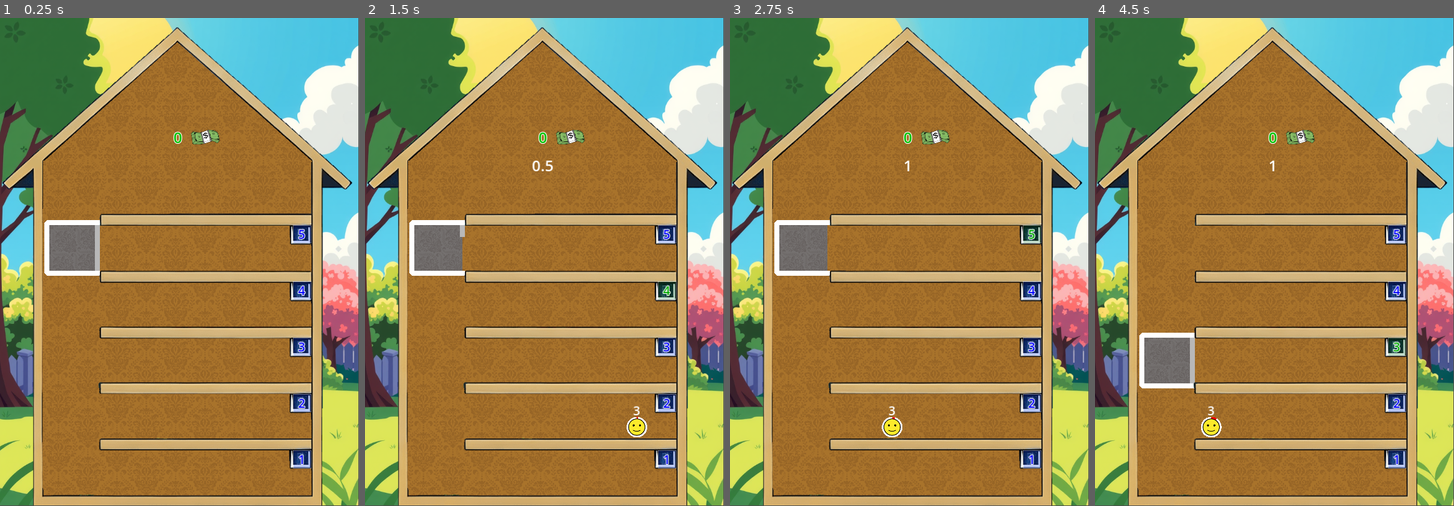
Above: before the commit, frames 1-4 (left to right).
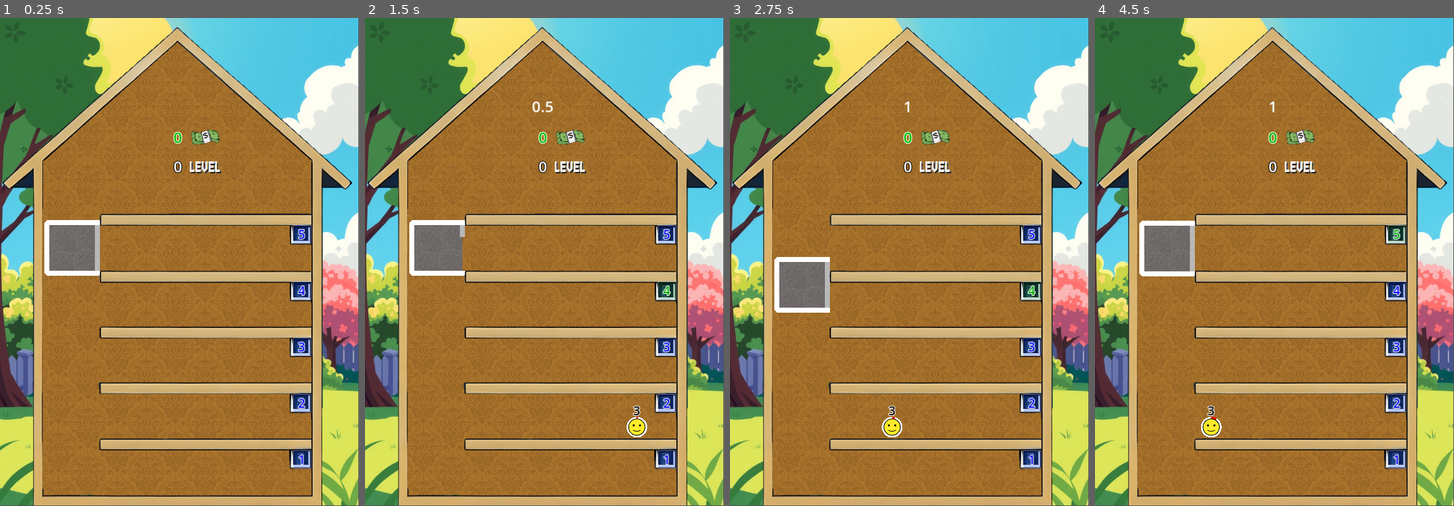
Above: after the commit, the same moments.

Repository: gilad905/elevator-boy
Game: Godot game, scene res://scenes/main.tscn
Same seed, same stepped clock (60 frames per second), same inputs: the game is played once before the commit and once after it.
Inputs:
- Up to frame 1 (0.25 s): no input
- Up to frame 2 (1.5 s): tap Enter at 0.5 s; hold Up (elevator_move_up) 0.53-1.28 s; tap Space (door_toggle) at 0.6 s; hold Down (elevator_move_down) from 1.28 s (still down); tap A (time_scale_decrease) at 1.35 s
- Up to frame 3 (2.75 s): release Down (elevator_move_down) at 2.03 s; hold Up (elevator_move_up) from 2.03 s (still down); hold Q (time_scale_increase) from 2.03 s (still down)
- Up to frame 4 (4.5 s): release Q (time_scale_increase) at 2.78 s; tap Space (door_toggle) at 2.85 s; release Up (elevator_move_up) at 3.53 s; hold A (time_scale_decrease) 3.53-4.28 s; hold Down (elevator_move_down) from 3.53 s (still down); tap Q (time_scale_increase) at 4.35 s

The runs differ from the first frame. In frame 1, 0.2% of the frame differs, in the area x 48-62%, y 29-32%; in frame 2, 0.4%; in frame 3, 3.2%; in frame 4, 4.2%, in the area x 12-87%, y 17-82%.

Commit message:
HUD level

Diff:
--- a/scenes/main.tscn
+++ b/scenes/main.tscn
@@ -10,6 +10,7 @@
 [ext_resource type="Script" path="res://scripts/elevator.gd" id="4_iffau"]
 [ext_resource type="Script" path="res://scripts/hud.gd" id="9_oiqtx"]
 [ext_resource type="Texture2D" uid="uid://bwy8vnk6nn1fb" path="res://assets/dollars.png" id="10_sj0jc"]
+[ext_resource type="Texture2D" uid="uid://s3d8mxmwaxio" path="res://assets/level.png" id="11_pd4if"]
 
 [sub_resource type="GDScript" id="GDScript_pim70"]
 
@@ -33,6 +34,7 @@
 [node name="Elevator" type="Area2D" parent="."]
 position = Vector2(50, 212)
 script = ExtResource("4_iffau")
+one_floor_duration_sec = 1.0
 metadata/_edit_lock_ = true
 
 [node name="Wallpaper" type="Polygon2D" parent="Elevator"]
@@ -125,20 +127,34 @@
 vertical_alignment = 1
 metadata/_edit_lock_ = true
 
+[node name="Icon" type="Sprite2D" parent="HUD/Money"]
+position = Vector2(49, 11)
+scale = Vector2(0.306287, 0.306287)
+texture = ExtResource("10_sj0jc")
+
+[node name="Level" type="Label" parent="HUD"]
+offset_left = 170.0
+offset_top = 141.0
+offset_right = 210.0
+offset_bottom = 164.0
+theme_override_constants/outline_size = 3
+text = "0"
+horizontal_alignment = 1
+vertical_alignment = 1
+
+[node name="Icon" type="Sprite2D" parent="HUD/Level"]
+position = Vector2(49, 12)
+scale = Vector2(0.415494, 0.489553)
+texture = ExtResource("11_pd4if")
+
 [node name="TimeScale" type="Label" parent="HUD"]
 offset_left = 170.0
-offset_top = 140.0
+offset_top = 77.0
 offset_right = 210.0
-offset_bottom = 163.0
+offset_bottom = 100.0
 text = "0
 "
 horizontal_alignment = 1
-metadata/_edit_lock_ = true
-
-[node name="Dollars" type="Sprite2D" parent="HUD"]
-position = Vector2(219, 121)
-scale = Vector2(0.306287, 0.306287)
-texture = ExtResource("10_sj0jc")
 
 [node name="OverlayPrompt" type="Label" parent="."]
 visible = false
--- a/scenes/person.tscn
+++ b/scenes/person.tscn
@@ -62,6 +62,9 @@
 offset_right = 20.0
 offset_bottom = 6.0
 pivot_offset = Vector2(10, 11.5)
+theme_override_colors/font_color = Color(0, 0, 0, 1)
+theme_override_colors/font_outline_color = Color(1, 1, 1, 1)
+theme_override_constants/outline_size = 3
 theme_override_font_sizes/font_size = 13
 text = "1"
 horizontal_alignment = 1
Binary file added: assets/level.png
Not shown, added: assets/level.png.import
Not shown: 1 places in scenes/main.tscn that only renumber resources
